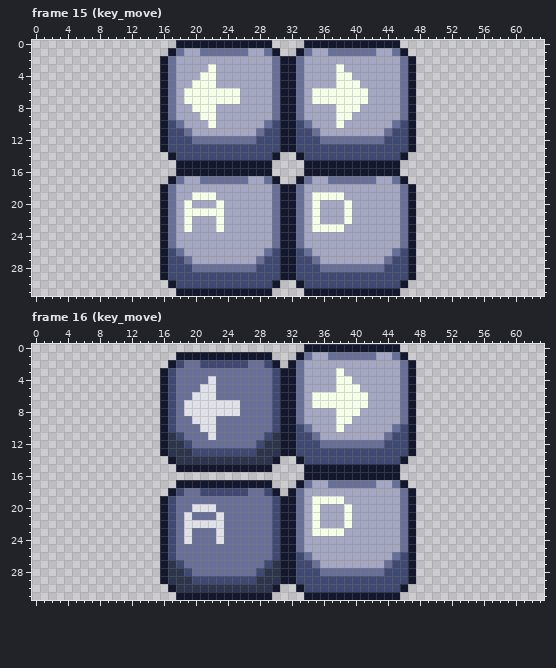
Pixel-art file: saraqael/assets/ases/all_btn.ase. That is the earlier state.
64x32 pixels, 58 frames. Shown: frame 15 (key_move), frame 16 (key_move). The commit also changed other frames, which this record leaves out.
And afterwards:
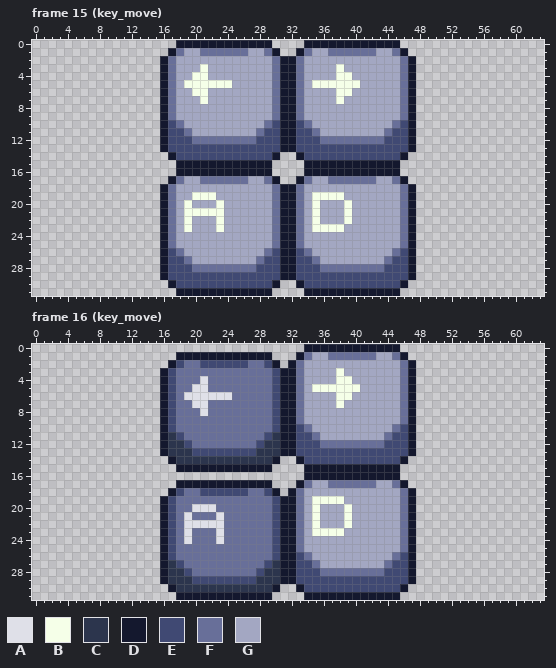
Palette (. is transparent): A #dfe0e8  B #f5ffe8  C #2c354d  D #14182e  E #404973  F #686f99  G #a3a7c2
The exact change:
Frame 15 (key_move):
y 3: x 21..22 GB -> BG
y 4: x 20 G -> B; x 22 B -> G
y 5: x 19 G -> B; x 23..24 GG -> BB; x 35..37 GGG -> BBB
y 6: x 19 B -> G; x 22..25 BBBB -> GGGG; x 35..37 BBB -> GGG; x 40..41 BB -> GG
y 7: x 19..20 BB -> GG; x 22..25 BBBB -> GGGG; x 35..37 BBB -> GGG; x 39..41 BBB -> GGG
y 8: x 20..22 BBB -> GGG; x 38..40 BBB -> GGG
y 9: x 21..22 BB -> GG; x 38..39 BB -> GG
y 10: x 22 B -> G; x 38 B -> G
Frame 16 (key_move):
y 4: x 21..22 FA -> AF
y 5: x 20 F -> A; x 22 A -> F; x 35..37 GGG -> BBB
y 6: x 19 F -> A; x 23..24 FF -> AA; x 35..37 BBB -> GGG; x 40..41 BB -> GG
y 7: x 19 A -> F; x 22..25 AAAA -> FFFF; x 35..37 BBB -> GGG; x 39..41 BBB -> GGG
y 8: x 19..20 AA -> FF; x 22..25 AAAA -> FFFF; x 38..40 BBB -> GGG
y 9: x 20..22 AAA -> FFF; x 38..39 BB -> GG
y 10: x 21..22 AA -> FF; x 38 B -> G
y 11: x 22 A -> F
Where, in picture pixels (left, top, right, bottom), the same in both pictures:
changed: (184, 64, 240, 128)
changed: (312, 80, 368, 128)
changed: (184, 376, 240, 440)
changed: (312, 384, 368, 432)
